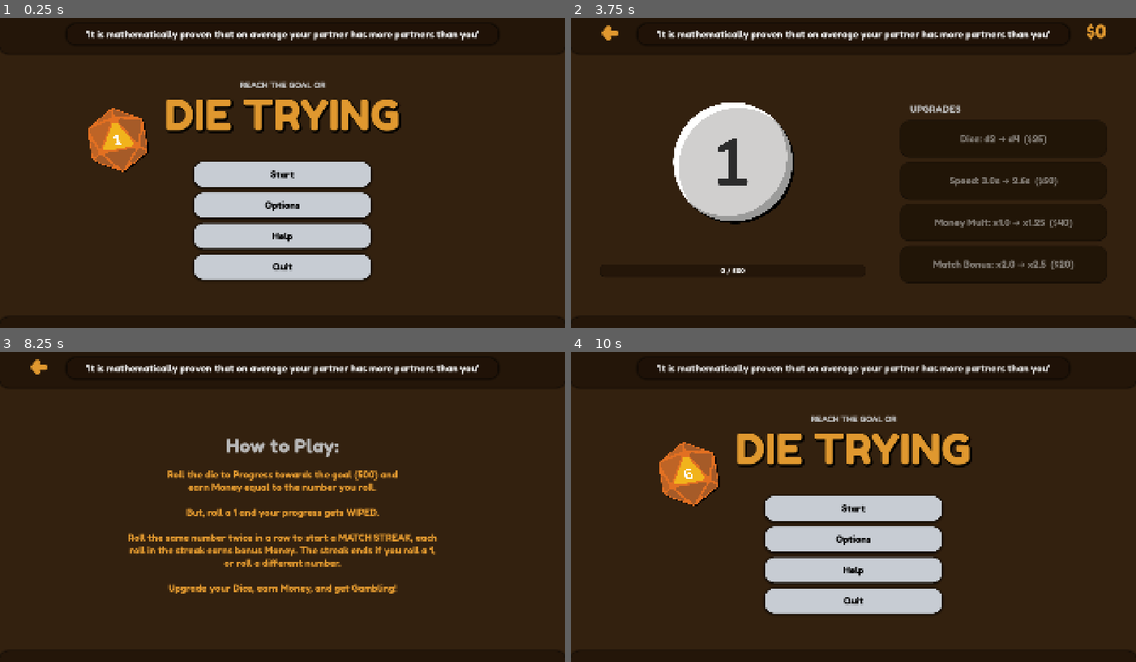
Above: before the commit, frames 1-4 (two rows, left to right).
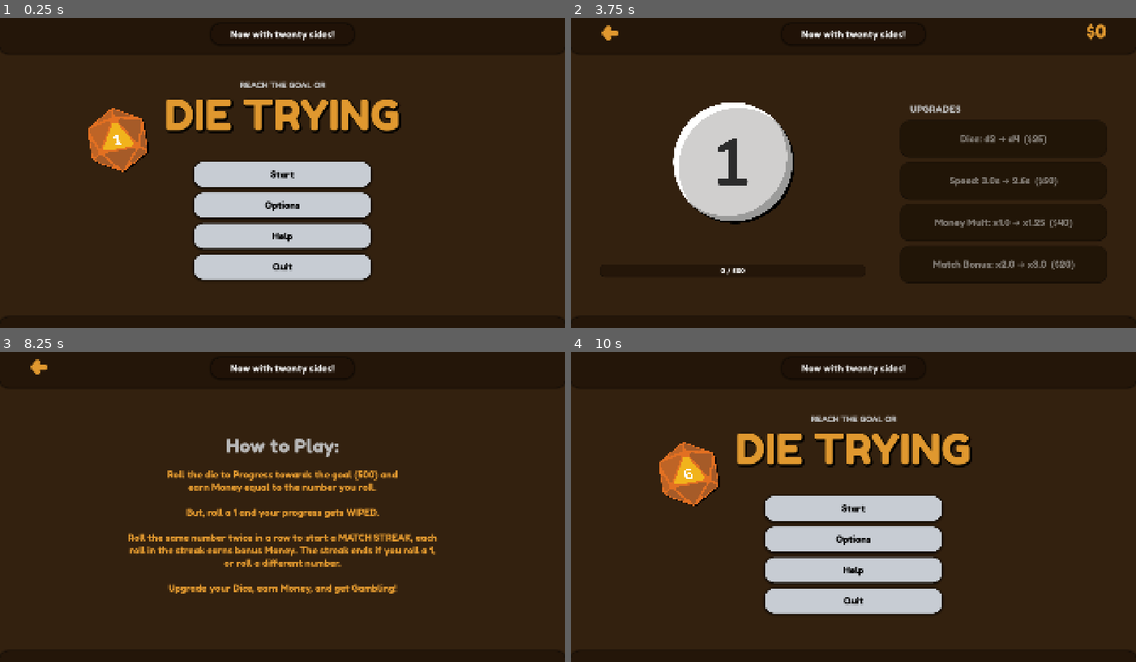
Above: after the commit, the same moments.

Repository: pianoplayer1224/Die-Trying
Game: Godot game, scene res://scenes/start.tscn
The game is run twice, just before and just after one commit, with the same random seed, the same clock (stepped at 60 frames per second) and the same inputs.
Inputs (mouse positions are in pixels of both pictures, inside the frame that each line leads up to):
- Up to frame 1 (0.25 s): no input
- Up to frame 2 (3.75 s): click "Options" at 0.5 s; click (853, 213) at 1.25 s; click "RESET GAME" at 2 s; click "M" at 2.75 s; click "Start" at 3.5 s
- Up to frame 3 (8.25 s): click "M" at 4.25 s; click "Start" at 5 s; click "M" at 5.75 s; click "Start" at 6.5 s; click "M" at 7.25 s; click "Help" at 8 s
- Up to frame 4 (10 s): click "M" at 8.75 s; tap Enter at 9.5 s; move the mouse to (977, 491) at 9.52 s; click (977, 491) at 9.67 s

The runs differ from the first frame. In frame 1, 1.2% of the frame differs, in the area x 15-85%, y 4-8%; in frame 2, 1.3%, in the area x 15-90%, y 4-82%; in frame 3, 1.2%; in frame 4, 1.2%.

Commit message:
updated pricing and keep playing

Diff:
--- a/project.godot
+++ b/project.godot
@@ -25,6 +25,7 @@
 GameState="*uid://ck5jdjxubeatn"
 MusicPlayer="*uid://df7ijpoxofnu5"
 Splash="*uid://difhi4uk53a76"
+_mcp_game_helper="*res://addons/godot_ai/runtime/game_helper.gd"
 
 [display]
 
@@ -32,6 +33,10 @@
 window/size/viewport_height=1080
 window/stretch/mode="canvas_items"
 window/stretch/aspect="expand"
+
+[editor_plugins]
+
+enabled=PackedStringArray("res://addons/godot_ai/plugin.cfg")
 
 [global_group]
 
--- a/scenes/main.tscn
+++ b/scenes/main.tscn
@@ -169,6 +169,12 @@
 shadow_size = 3
 shadow_offset = Vector2(0, 1)
 
+[sub_resource type="StyleBoxEmpty" id="StyleBoxEmpty_trceg"]
+
+[sub_resource type="StyleBoxEmpty" id="StyleBoxEmpty_jkv2x"]
+
+[sub_resource type="StyleBoxEmpty" id="StyleBoxEmpty_a8y0u"]
+
 [node name="Main" type="Control" unique_id=1579343137]
 layout_mode = 3
 anchors_preset = 15
@@ -439,6 +445,29 @@
 theme_override_font_sizes/font_size = 32
 text = "UPGRADES"
 
+[node name="Button cont" type="Button" parent="." unique_id=1100714019]
+layout_mode = 1
+anchors_preset = 7
+anchor_left = 0.5
+anchor_top = 1.0
+anchor_right = 0.5
+anchor_bottom = 1.0
+offset_left = -100.0
+offset_top = -130.0
+offset_right = 100.0
+offset_bottom = -80.0
+grow_horizontal = 2
+grow_vertical = 0
+theme_override_colors/font_color = Color(0.6378439, 0.63784295, 0.63784313, 1)
+theme_override_colors/font_pressed_color = Color(0.6955031, 0.6955032, 0.6955029, 1)
+theme_override_colors/font_hover_color = Color(0.8175215, 0.81752115, 0.81752115, 1)
+theme_override_fonts/font = ExtResource("9_85g3d")
+theme_override_font_sizes/font_size = 24
+theme_override_styles/normal = SubResource("StyleBoxEmpty_trceg")
+theme_override_styles/pressed = SubResource("StyleBoxEmpty_jkv2x")
+theme_override_styles/hover = SubResource("StyleBoxEmpty_a8y0u")
+text = "Keep Playing?"
+
 [node name="Sprite win" type="Sprite2D" parent="." unique_id=887333110]
 z_index = 2
 position = Vector2(960, 540)
--- a/scripts/game_state.gd
+++ b/scripts/game_state.gd
@@ -22,6 +22,10 @@
 var last_earnings := 0
 
 var game_won := false
+## Set when the player takes the "Keep Playing?" offer after the win.
+## The win stays recorded (game_won), but the rules stop gating on it
+## so the run continues forever.
+var endless := false
 
 # Lifetime stats (feed the splash label milestones; may later feed a
 # stats screen).
@@ -47,6 +51,7 @@
 	match_length = 0
 	last_earnings = 0
 	game_won = false
+	endless = false
 	total_rolls = 0
 	bust_count = 0
 	total_earned = 0
--- a/scripts/label_splash.gd
+++ b/scripts/label_splash.gd
@@ -52,12 +52,25 @@
 	"Failure is just progress with extra steps.",
 	"You miss 100% of the rolls you don't take.",
 	"Optimism is not a valid strategy.",
+	"Simulation for the Nation!",
+	"Remember the 3-2-1 Rule for File Backups!",
 	"seal",
+	"Visit sealnet.xyz",
+	"FILTERED.",
+	"Mark 83 1,000 lb ballute-type retarded bomb",
+	"Decisions, decisions...",
+	"sudo rm -rf --no-preserve-root",
+	"FROGE BOGEUS",
 	"7EAM!",
+	"1f986_duck",
 	"🦆",
+	"Squawk 7700, Contact Guard on 121.5",
+	"You are meant to be doing Maths, aren't you?",
+	"Imagine having a Fancy Ass Calculator. I bet you don't even use it for Graphing.'",
+	"Get the FX-CG100 Graphing Calculator from casio.com for only £139.99! Never mind, it's sold out.",
 	"'It is mathematically proven that on average your partner has more partners than you'",
 	"'We are two parts of a song. He is the music, and i am the words' -From some book",
-	"'If god would have wanted you to win he wouldn’t have created me'",
+	"'If god would have wanted you to win he wouldn't have created me'",
 ]
 
 # --- Milestones (threshold -> message; each fires once, ever) ----------------
@@ -96,7 +109,7 @@
 	2000: "$2,000 spent. All purchases are final.",
 	5000: "$5,000 spent. No refunds!",
 	10000: "$10,000 spent. Money can, in fact, buy happiness.",
-	18530: "You really just bought everything in the store, didn't you?"
+	28530: "You really just bought everything in the store, didn't you?"
 }
 
 ## Keys are SECONDS of playtime.
--- a/scripts/main.gd
+++ b/scripts/main.gd
@@ -17,7 +17,7 @@
 	["d8", 8, 200],
 	["d10", 10, 500],
 	["d12", 12, 1200],
-	["d20", 20, 4000],
+	["d20", 20, 6000],
 ]
 
 const SPEED_LEVELS: Array = [
@@ -30,6 +30,7 @@
 	[1.0, 1000],
 	[0.8, 2000],
 	[0.6, 5000],
+	[0.4, 8000],
 ]
 
 const MONEY_MULT_LEVELS: Array = [
@@ -45,10 +46,10 @@
 const MATCH_MULT_LEVELS: Array = [
 	# [starting multiplier on a double, cost]
 	[2.0, 0],
-	[2.5, 20],
-	[3.0, 50],
-	[3.5, 100],
-	[4.0, 250],
+	[3.0, 20],
+	[4.0, 50],
+	[5.0, 100],
+	[6.0, 250],
 ]
 
 const GOAL := 500
@@ -70,6 +71,7 @@
 @onready var audio_buy: AudioStreamPlayer = $"Audio-buy"
 @onready var sprite_win: Sprite2D = $"Sprite win"
 @onready var audio_win: AudioStreamPlayer = $"Audio-win"
+@onready var button_cont: Button = $"Button cont"
 # The splash label lives in the "Splash" autoload (a CanvasLayer),
 # not in this scene — it persists across menu <-> game transitions.
 @onready var splash_label: SplashLabel = Splash.label
@@ -92,6 +94,7 @@
 	button_upg_speed.pressed.connect(buy_speed_upgrade)
 	button_upg_money.pressed.connect(buy_money_mult_upgrade)
 	button_upg_match.pressed.connect(buy_match_mult_upgrade)
+	button_cont.pressed.connect(_on_button_cont_pressed)
 
 	# Drive the bar's range from GOAL so the constant stays the
 	# single source of truth (overrides whatever is set in the editor).
@@ -103,8 +106,10 @@
 	label_add_money.hide()
 	label_match.hide()
 
-	# Win sprite stays hidden until the goal is reached.
+	# Win sprite (and the "Keep Playing?" offer under it) stay hidden
+	# until the goal is reached.
 	sprite_win.hide()
+	button_cont.hide()
 
 	# Route this scene's sound effects to the shared SFX bus so the
 	# options toggle mutes them too.
@@ -126,17 +131,21 @@
 		"playtime": GameState.playtime,
 	})
 
-	# Returning to an already-won game: restore the win state
-	# (sprite fully grown, die locked) without replaying the sequence.
-	if GameState.game_won:
+	# Returning to an already-won game that hasn't been continued:
+	# restore the win state (sprite fully grown, die locked, offer up)
+	# without replaying the sequence. Once continued, the win screen is
+	# gone for good and play is ordinary again.
+	if GameState.game_won and not GameState.endless:
 		_lock_input()
 		sprite_win.scale = Vector2(2.0, 2.0)
 		sprite_win.show()
-
-
-## Playtime accrues only while in this scene and stops after the win.
+		button_cont.show()
+
+
+## Playtime accrues only while in this scene. It stops on the win, and
+## resumes if the player chooses to keep playing.
 func _process(delta: float) -> void:
-	if GameState.game_won:
+	if GameState.game_won and not GameState.endless:
 		return
 	GameState.playtime += delta
 	splash_label.on_playtime_changed(GameState.playtime)
@@ -160,7 +169,7 @@
 # CORE LOOP — reacting to a finished roll
 # =========================================================
 func _on_dice_roll_done(value: int) -> void:
-	if GameState.game_won:
+	if GameState.game_won and not GameState.endless:
 		return
 	var progress_before := GameState.progress   # to show "-X" on a bust
 	var won := _apply_roll(value)
@@ -183,21 +192,25 @@
 		# TODO (UI): bust feedback — flash, shake, "BUST!" popup.
 		# (The die scene already plays the bust sound itself.)
 
-	if won:
+	# In endless mode _apply_roll() reports a "win" on every roll that
+	# leaves progress at or past GOAL, so the win only ever fires once.
+	if won and not GameState.endless:
 		GameState.game_won = true
 		_lock_input()
 		_play_win_sequence()
 
 
 ## Grow the win sprite from nothing to 2x over 3 seconds while the
-## win sound plays.
+## win sound plays, then offer to keep playing.
 func _play_win_sequence() -> void:
 	sprite_win.scale = Vector2.ZERO
 	sprite_win.show()
+	button_cont.hide()
 	audio_win.play()
 	var tw := create_tween()
 	tw.tween_property(sprite_win, "scale", Vector2(2.0, 2.0), 3.0) \
 		.set_trans(Tween.TRANS_QUAD).set_ease(Tween.EASE_OUT)
+	tw.tween_callback(button_cont.show)
 
 
 ## Per-roll transient feedback. Relies on state already updated by
@@ -267,8 +280,8 @@
 func _get_match_multiplier() -> float:
 	if GameState.match_length < 2:
 		return 1.0
-	var start := 2.0 + 0.5 * GameState.match_mult_level
-	var step := 1.0 + 0.5 * GameState.match_mult_level
+	var start := 2.0 + 1.0 * GameState.match_mult_level
+	var step := 1.0 + 1.0 * GameState.match_mult_level
 	return start + step * (GameState.match_length - 2)
 
 
@@ -399,6 +412,18 @@
 	button.disabled = GameState.money < cost
 
 
+## "Keep Playing?" — clear the win screen and hand the die back. The win
+## itself is kept (GameState.game_won stays true), so it can't be won a
+## second time; the run just never ends.
+func _on_button_cont_pressed() -> void:
+	Sfx.click()
+	GameState.endless = true
+	button_cont.hide()
+	sprite_win.hide()
+	_set_active_die()   # re-enables input_pickable on the current die
+	_update_ui()
+
+
 func _lock_input() -> void:
 	# Stop the die from being clickable after the win.
 	dice_nodes[GameState.die_level].input_pickable = false
--- a/scripts/options.gd
+++ b/scripts/options.gd
@@ -48,7 +48,7 @@
 
 	if _debug_press_count >= 10:
 		audio_money.play()
-		GameState.money += 18530
+		GameState.money += 28530
 		_debug_reward_given = true
 
 
Not shown, changed: export_presets.cfg
Not shown, changed: .gitignore
Not shown, added: CLAUDE.md
